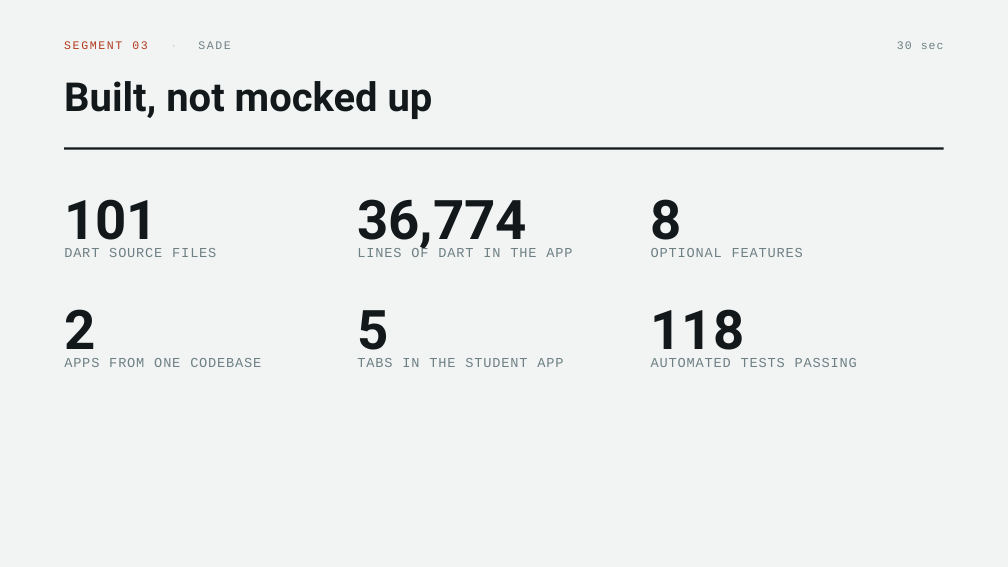
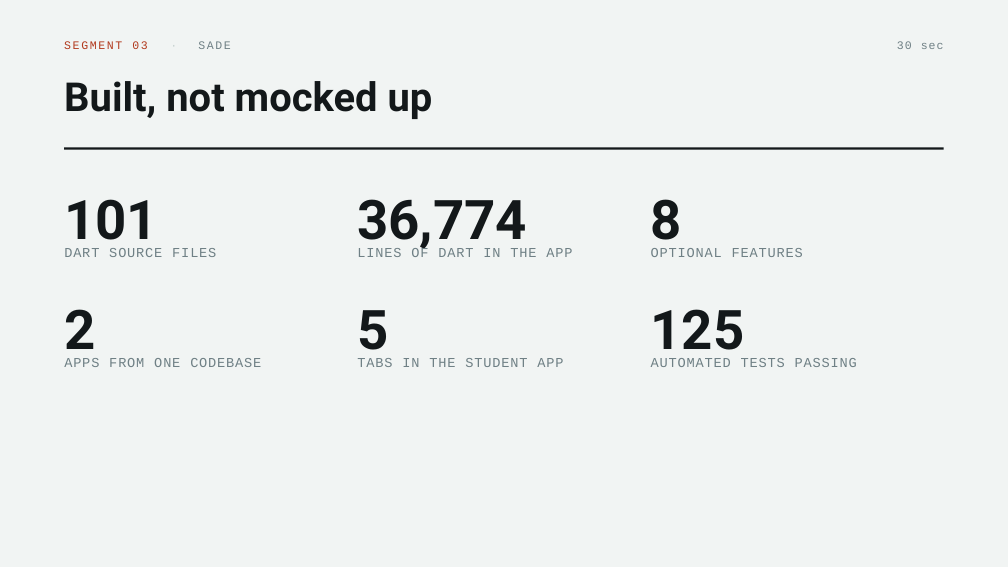
Before and after one commit to victorSam-Ehumadu/Hops_Project, a slide deck: slide 9 of docs/Group 18 Presentation.pptx. Drawn at 1008x567 pixels with LibreOffice and Linux fonts; fonts in the diff are those of the drawing. Boxes give left, top, right and bottom in pixels: in the first picture for what was removed or moved away, otherwise in the second. Text is boxed around its words. In the diff, an @@ line names an element or a change of style, - is before the commit and + after.

```diff
--- a/docs/Group 18 Presentation.pptx
+++ b/docs/Group 18 Presentation.pptx
@@ text at [651, 309, 745, 362]: text changed @@
-118
+125
```
Also in this commit, not shown: 1 other slide changed, 4 other files.
